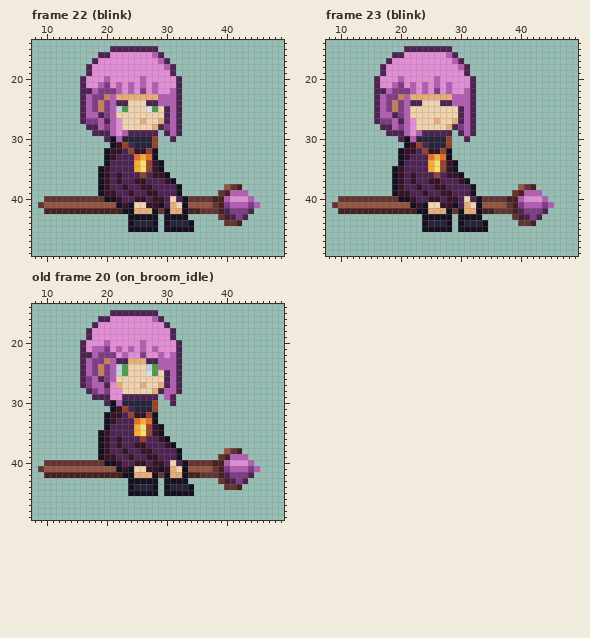
Two states of a pixel-art file, Sprites/Npcs/22fps_limitPallete_PIL_HomeTown_NPC_moneygirl.aseprite. This is how it looked before the edit.
50x50 pixels, 23 frames. Shown: frame 22 (blink): x 8..49, y 14..49; frame 23 (blink): x 8..49, y 14..49; old frame 20 (on_broom_idle): x 8..49, y 14..49. The commit also changed other frames, which this record leaves out.
And afterwards:
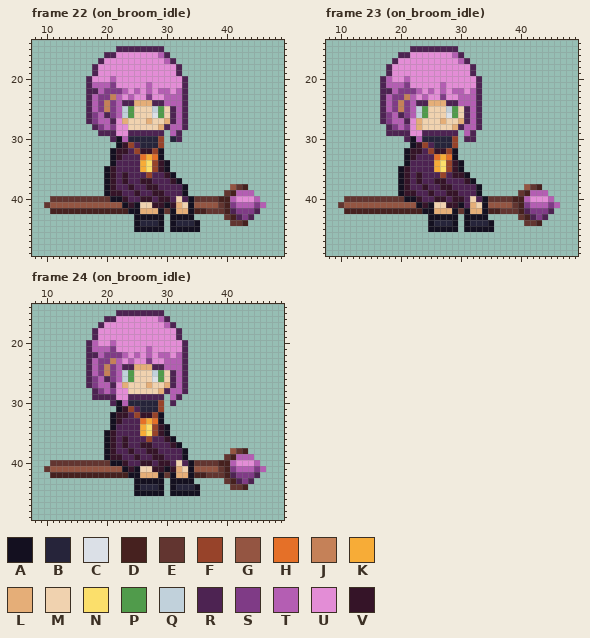
Palette (. is transparent): A #141020  B #26243a  C #dbe0e7  D #46211f  E #623530  F #97432a  G #945542  H #e57028  J #c58158  K #f7ac37  L #e5ae78  M #f0d2af  N #fbdf6b  P #509b4b  Q #c1d1db  R #4d2352  S #7f3b86  T #b45eb3  U #e38dd6  V #351428
A new or re-ordered frame is compared with the old frame closest to it.
Edits made:
frames 23 -> 79
Changed rows in their new state; - is an unchanged pixel.
Frame 22 (on_broom_idle), layers "playe above", "staff":
first column x 9:
15 ------------.-------R-----------------
16 ----------.-R------UTR----------------
17 ---------.R---------UTR---------------
18 --------.R-----------UUR--------------
19 --------.R------------UR--------------
20 -------.R--UT----U-----UR-------------
21 -------.RT-TSU-U-UTU---UR-------------
22 -------.-RT--STUTUTUTTUTR-------------
23 -------.RT-SJTUTUUSUU--TR-------------
24 -------.RTSJST-RLLL-R--TR-------------
25 -------.RTSJSTQP--MQPMRTR-------------
26 -------.RSTRSTQP---CPMRTR-------------
27 -------.R--TR-L--ML-MLRTR-------------
28 --------.-STS-U----MLR-TR-------------
29 ---------.--R-U-----R.----------------
30 -----------.RAT----BF-BR--------------
31 ------------.AVFR--BF-----------------
32 -----------.A-VRF-VFA-----------------
33 -----------.AV--RHKHA-----------------
34 -----------.A---RKNFVA----------------
35 ----------.AV---RKNFVA----------------
36 ----------.AVRV--RFRRVA---------------
37 ----------.AVRV-R-V--RVA--------------
38 ----------.AV-RV-R-V---RA------.GED---
39 ----------.A-V-RV-R-V--RA-----.ED--T--
40 -.---------E-AV-R-VR-VRMRA---E-DT--UT-
41 .E-----------GAVA-M-VAVLMA---GEDS--TST
42 -.------------D-A--LAEA-LA-D--EDR--SR-
43 ---------------.----A.---A----.EDRSR--
44 ---------------.A--BA.A--BA----.-ED---
45 ---------------.----A.----A-----------
Frame 23 (on_broom_idle), layers "playe above", "staff":
first column x 9:
15 ------------.-------R-----------------
16 ----------.-R------UTR----------------
17 ---------.R---------UTR---------------
18 --------.R-----------UUR--------------
19 --------.R------------UR--------------
20 -------.RT-UT----U-----UR-------------
21 -------.RT-TSU-U-UTU---UR-------------
22 -------.-RT--STUTUTUTTUTR-------------
23 -------.RT-SJTUTUUSUU--TR-------------
24 -------.RTSJST-RLLL-R--TR-------------
25 -------.RTSJSTQP---QPMRTR-------------
26 -------.RSTRSTQP---CPMRTR-------------
27 -------.R--TR-L--ML-MLRTR-------------
28 --------.-STS-L----MLR-TR-------------
29 ------------R-U-----R.----------------
30 -----------.RAT----BF--R--------------
31 ------------.AVFR--BF-----------------
32 -----------.A-VRF-VFA-----------------
33 -----------.AV--RHKHA-----------------
34 -----------.A---RKNFVA----------------
35 ----------.AV---RKNFVA----------------
36 ----------.AVRV--RFR-VA---------------
37 ----------.AVRV-R-V--RVA--------------
38 ----------.AV-RV-R-V---RA------.GED---
39 ----------.A-V-RV-R-V--RA-----.ED--T--
40 -.---------E-AV-R-VR-VRMRA---E-DT--UT-
41 .E-----------GAVA-M-VARLMA---GEDS--TST
42 -.------------D-A--LAEA-LA-D--EDR--SR-
43 ---------------.----A.---A----.EDRSR--
44 ---------------.A--BA.A--BA----.-ED---
45 ---------------.----A.----A-----------
Frame 24 (on_broom_idle) is new; against old frame 20 (on_broom_idle), layers "playe above", "staff":
first column x 9:
15 ------------.-------R-----------------
16 ----------.-R------UTR----------------
17 ---------.R----------TR---------------
18 --------.R------------UR--------------
19 --------.R------------UR--------------
20 -------.RT-UT----U-----UR-------------
21 -------.R--TSU-U-UTU---UR-------------
22 -------.-RT--S--TUT--TUTR-------------
23 -------.RT-SJTUTUUSUU--TR-------------
24 -------.RTSJSTRRLLLRR--TR-------------
25 -------.RTSJSTQP--MQPMRTR-------------
26 -------.RSTRSTQP---CPMRTR-------------
27 -------.RS-TRUL--ML-MLRTR-------------
28 --------.RSTS-U----MLR-TR-------------
29 ------------R-U-----R.TR--------------
30 -----------.RAT----BF-----------------
31 ------------.AVFR--BF-----------------
32 -----------.A-VRF-VFA-----------------
33 -----------.AV--RHKHA-----------------
34 -----------.A---RKNFVA----------------
35 ----------.AV---RKNFVA----------------
36 ----------.AVRV--RF-RVA---------------
37 ----------.AVRV-R-V--RVA--------------
38 ----------.AV-RV-R-V---RA------.GED---
39 ----------.A-V-RV-R-V--RA-----.ED--T--
40 -.---------E-AV-R-VR-VRMRA---E-DT--UT-
41 .E-----------GAVA-M-VAVLMA---GEDS--TST
42 -.------------D-A--LAEA-LA-D--EDR--SR-
43 ---------------.----A.---A----.EDRSR--
44 ---------------.A--BA.A--BA----.-ED---
45 ---------------.----A.----A-----------
Where, in picture pixels (left, top, right, bottom), the same in both pictures:
changed: (80, 46, 266, 232)
changed: (38, 196, 50, 214)
changed: (374, 46, 560, 232)
changed: (332, 196, 344, 214)
changed: (80, 310, 266, 496)
changed: (38, 460, 50, 478)
